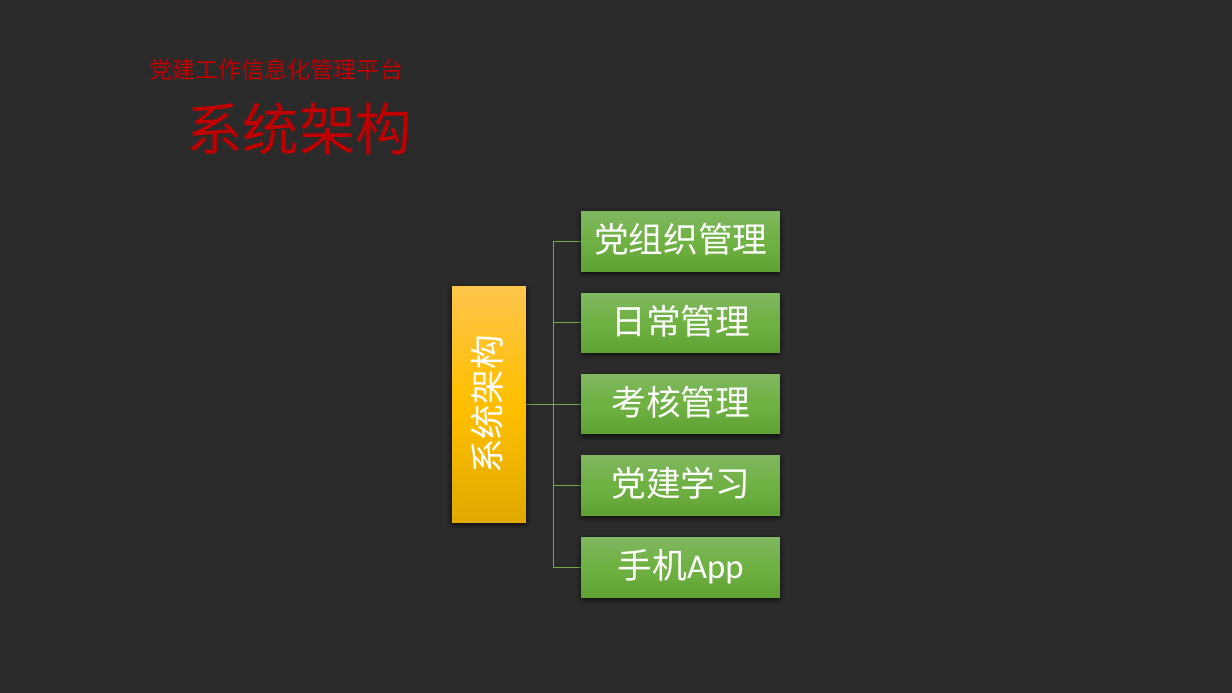
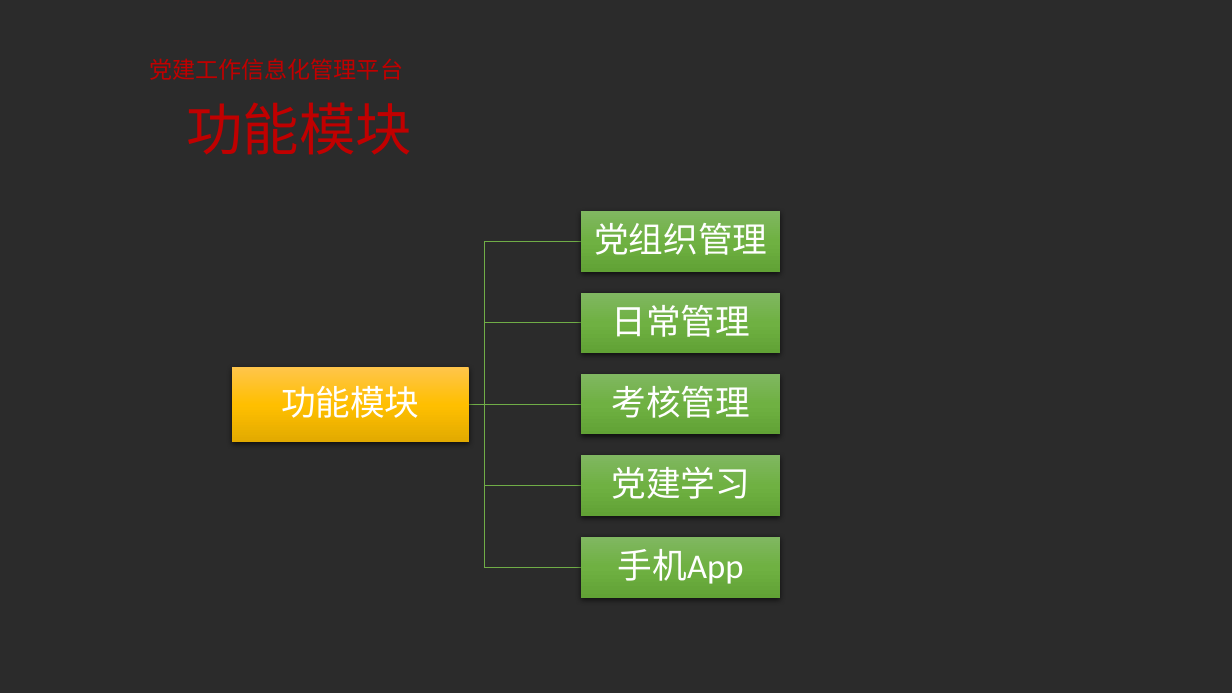
Before and after one commit to rider11-dev/work, a slide deck: slide 2 of PartyBuilding/党建资料/党建演示ppt/党建工作信息化管理平台.pptx. Drawn at 1232x693 pixels with LibreOffice and Linux fonts; fonts in the diff are those of the drawing; background and template pictures are left out; a plain dark background stands for a picture behind light text. Boxes give left, top, right and bottom in pixels: in the first picture for what was removed or moved away, otherwise in the second. Text is boxed around its words. In the diff, an @@ line names an element or a change of style, - is before the commit and + after.

```diff
--- a/PartyBuilding/党建资料/党建演示ppt/党建工作信息化管理平台.pptx
+++ b/PartyBuilding/党建资料/党建演示ppt/党建工作信息化管理平台.pptx
@@ title at (186, 102, 412, 155): text changed @@
-系统架构
+功能模块
@@ freeform shape: place and size @@
-freeform shape at (527, 241, 581, 404)
+freeform shape at (388, 241, 581, 405)
@@ rectangle removed at (451, 286, 526, 523) @@
@@ freeform shape: place and size @@
-freeform shape at (527, 323, 581, 404)
+freeform shape at (388, 323, 581, 405)
@@ text removed at (460, 348, 510, 470) @@
-系统架构
@@ rectangle added at (232, 368, 469, 443), fill gradient #FFC64B to #FFC000 to #E3AB00 @@
@@ text added at (281, 386, 420, 418), 27 pt, text #FFFFFF @@
+功能模块
@@ freeform shape: place and size @@
-freeform shape at (527, 405, 581, 567)
+freeform shape at (388, 405, 581, 567)
@@ freeform shape: place and size @@
-freeform shape at (527, 405, 581, 486)
+freeform shape at (388, 405, 581, 486)
@@ freeform shape: place and size @@
-freeform shape at (527, 399, 581, 409)
+freeform shape at (388, 399, 581, 409)
```
Also in this commit, not shown: 8 other slides changed, 26 other files.
